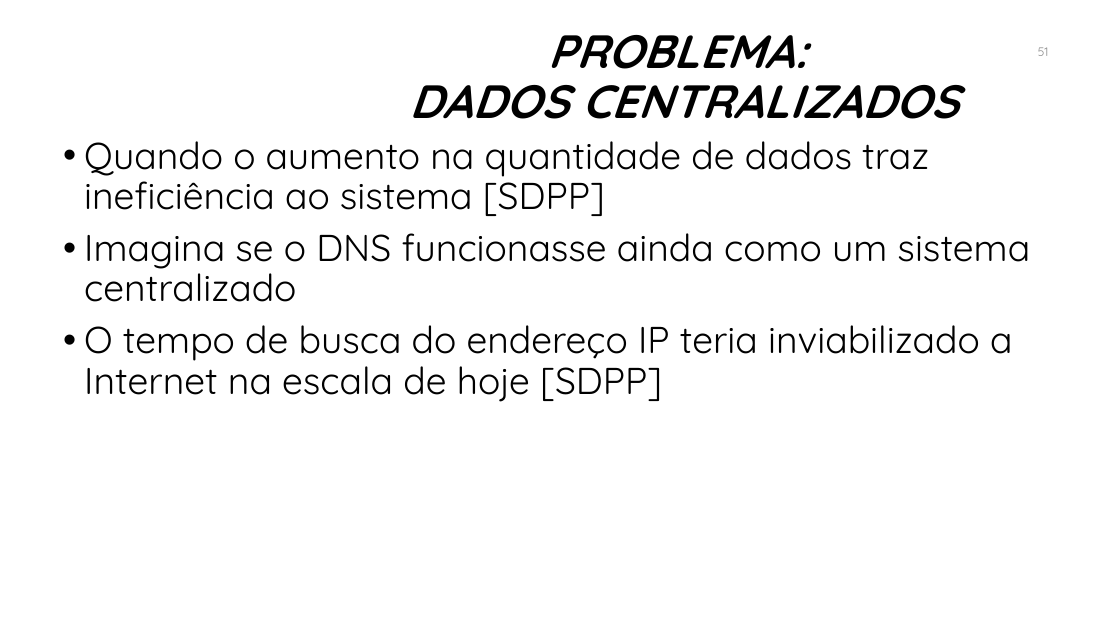
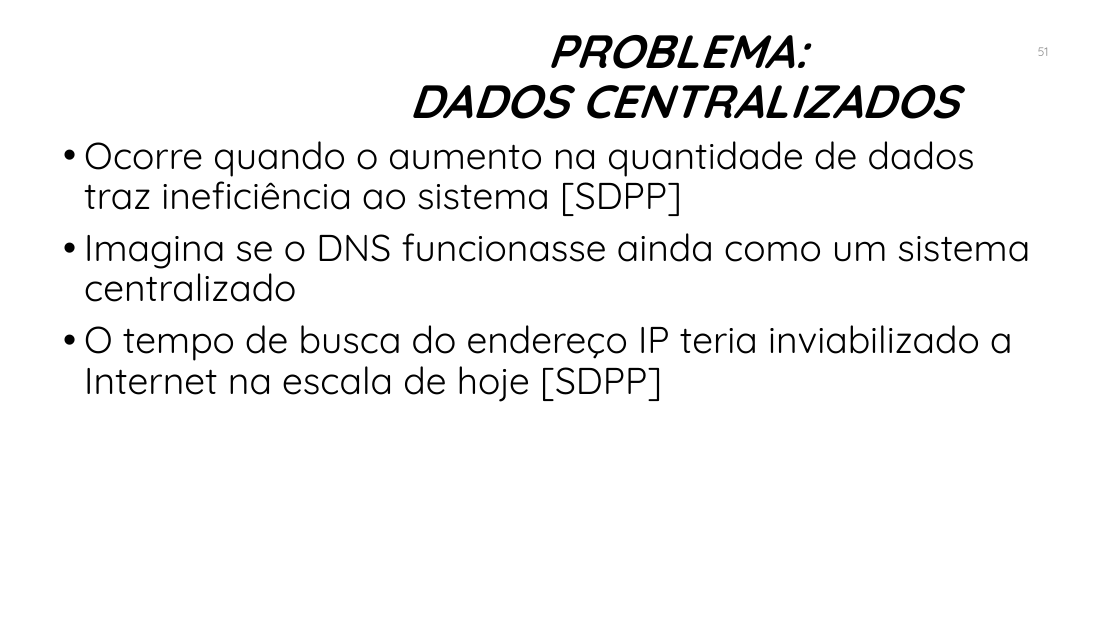
Before and after one commit to manoelcampos/sistemas-distribuidos, a slide deck: slide 51 of introducao-sd.pptx. Drawn at 1120x630 pixels with LibreOffice and Linux fonts; fonts in the diff are those of the drawing; background and template pictures are left out. Boxes give left, top, right and bottom in pixels: in the first picture for what was removed or moved away, otherwise in the second. Text is boxed around its words. In the diff, an @@ line names an element or a change of style, - is before the commit and + after.

```diff
--- a/introducao-sd.pptx
+++ b/introducao-sd.pptx
@@ text at [84, 141, 975, 216]: text changed @@
-• Quando o aumento na quantidade de dados traz ineficiência ao sistema [SDPP]
+• Ocorre quando o aumento na quantidade de dados traz ineficiência ao sistema [SDPP]
```
Also in this commit, not shown: 10 other slides changed, 1 slide added, 1 other file.
